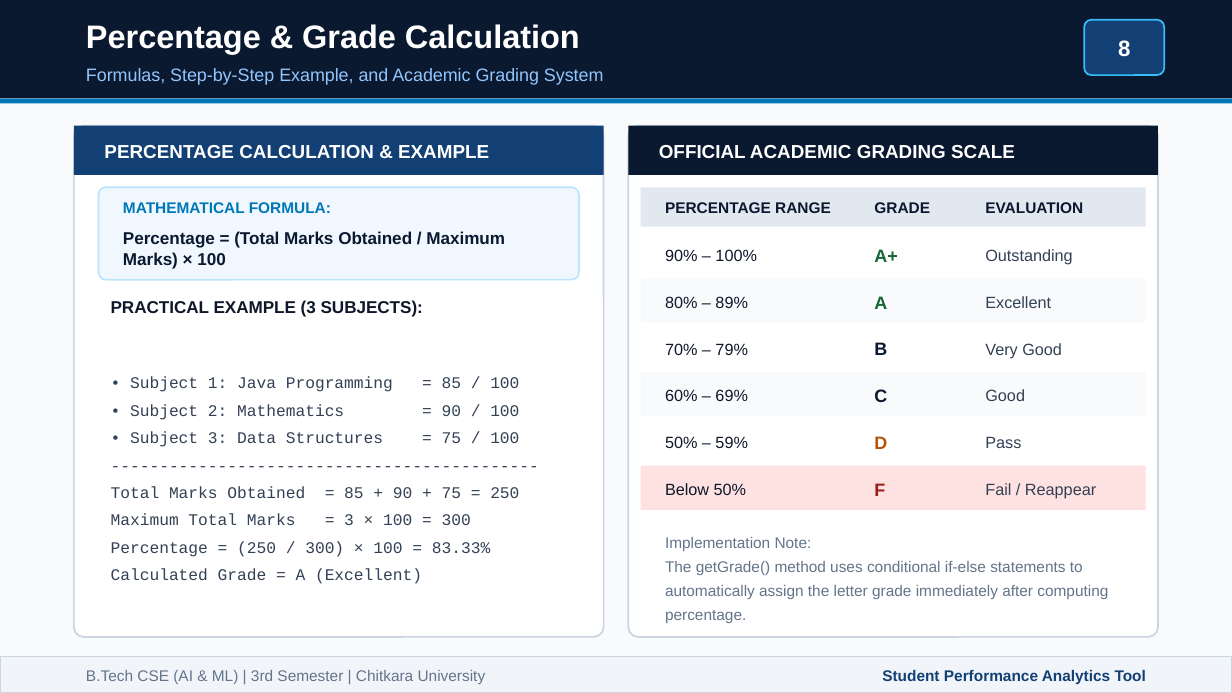
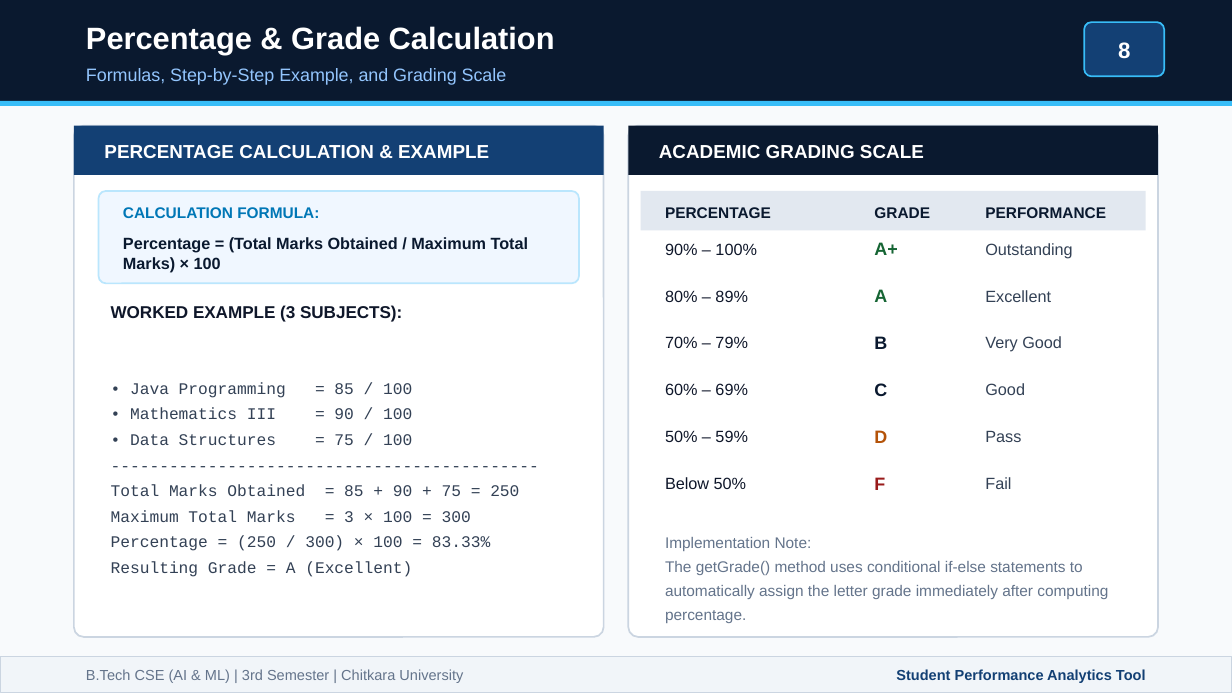
Before and after one commit to Tanmay-Arora19/java_project_sem3, a slide deck: slide 8 of Student_Performance_Analytics_Presentation.pptx. Drawn at 1232x693 pixels with LibreOffice and Linux fonts; fonts in the diff are those of the drawing. Boxes give left, top, right and bottom in pixels: in the first picture for what was removed or moved away, otherwise in the second. Text is boxed around its words. In the diff, an @@ line names an element or a change of style, - is before the commit and + after.

Commit message:
Streamline presentation: decrease text density, enhance visual polish, and make slides impressive

```diff
--- a/Student_Performance_Analytics_Presentation.pptx
+++ b/Student_Performance_Analytics_Presentation.pptx
@@ text "Percentage & Grade Calculation" at (x1=86, y1=26, x2=555, y2=54): size 19 to 18 pt @@
@@ rounded rectangle at (x1=1084, y1=22, x2=1164, y2=76): proportions changed @@
@@ text at (x1=86, y1=68, x2=507, y2=85): text changed @@
-Formulas, Step-by-Step Example, and Academic Grading System
+Formulas, Step-by-Step Example, and Grading Scale
@@ rectangle at (x1=0, y1=101, x2=1232, y2=106): fill #0077B6 to #38BDF8 @@
@@ text at (x1=659, y1=145, x2=924, y2=158): text changed @@
-OFFICIAL ACADEMIC GRADING SCALE
+ACADEMIC GRADING SCALE
@@ text at (x1=123, y1=207, x2=319, y2=218): text changed @@
-MATHEMATICAL FORMULA:
+CALCULATION FORMULA:
@@ 1 text, 1 rounded rectangle, 1 rectangle moved together from (x1=99, y1=187, x2=1146, y2=280) to (x1=99, y1=191, x2=1146, y2=283) @@
@@ text at (x1=665, y1=207, x2=771, y2=218): text changed @@
-PERCENTAGE RANGE
+PERCENTAGE
@@ text at (x1=985, y1=207, x2=1106, y2=218): text changed @@
-EVALUATION
+PERFORMANCE
@@ text at (x1=123, y1=237, x2=529, y2=273): text changed; size 10 to 9.5 pt @@
-Percentage = (Total Marks Obtained / Maximum Marks) × 100
+Percentage = (Total Marks Obtained / Maximum Total Marks) × 100
@@ rectangle removed at (x1=641, y1=232, x2=1146, y2=276) @@
@@ rectangle removed at (x1=641, y1=278, x2=1146, y2=323) @@
@@ text at (x1=111, y1=305, x2=402, y2=322): text changed @@
-PRACTICAL EXAMPLE (3 SUBJECTS):
+WORKED EXAMPLE (3 SUBJECTS):
@@ rectangle removed at (x1=641, y1=325, x2=1146, y2=370) @@
@@ text at (x1=985, y1=336, x2=1062, y2=352): text changed @@
-Good
+Very Good
@@ text at (x1=130, y1=382, x2=412, y2=445): text changed @@
-• Subject 1: Java Programming = 85 / 100
-• Subject 2: Mathematics = 90 / 100
-• Subject 3: Data Structures = 75 / 100
+• Java Programming = 85 / 100
+• Mathematics III = 90 / 100
+• Data Structures = 75 / 100
@@ rectangle removed at (x1=641, y1=372, x2=1146, y2=416) @@
@@ 10 texts moved together from (x1=665, y1=249, x2=1072, y2=402) to (x1=665, y1=242, x2=1072, y2=396) @@
@@ text at (x1=985, y1=383, x2=1025, y2=395): text changed @@
-Very Good
+Good
@@ rectangle removed at (x1=641, y1=419, x2=1146, y2=463) @@
@@ rectangle removed at (x1=641, y1=466, x2=1146, y2=510) @@
@@ 5 texts moved together from (x1=665, y1=436, x2=1021, y2=496) to (x1=665, y1=430, x2=1021, y2=490) @@
@@ text at (x1=985, y1=477, x2=1011, y2=489): text changed @@
-Fail / Reappear
+Fail
@@ text at (x1=111, y1=484, x2=519, y2=551): line spacing 16pt to 15pt @@
@@ text at (x1=111, y1=561, x2=412, y2=577): text changed @@
-Calculated Grade = A (Excellent)
+Resulting Grade = A (Excellent)
@@ text "B.Tech CSE (AI & ML) ..." at (x1=86, y1=669, x2=463, y2=683): size 9 to 8.5 pt @@
@@ text "Student Performance Analytics Tool" at (x1=896, y1=669, x2=1146, y2=683): size 9 to 8.5 pt @@
```
Also in this commit, not shown: 14 other slides changed, 2 other files.
